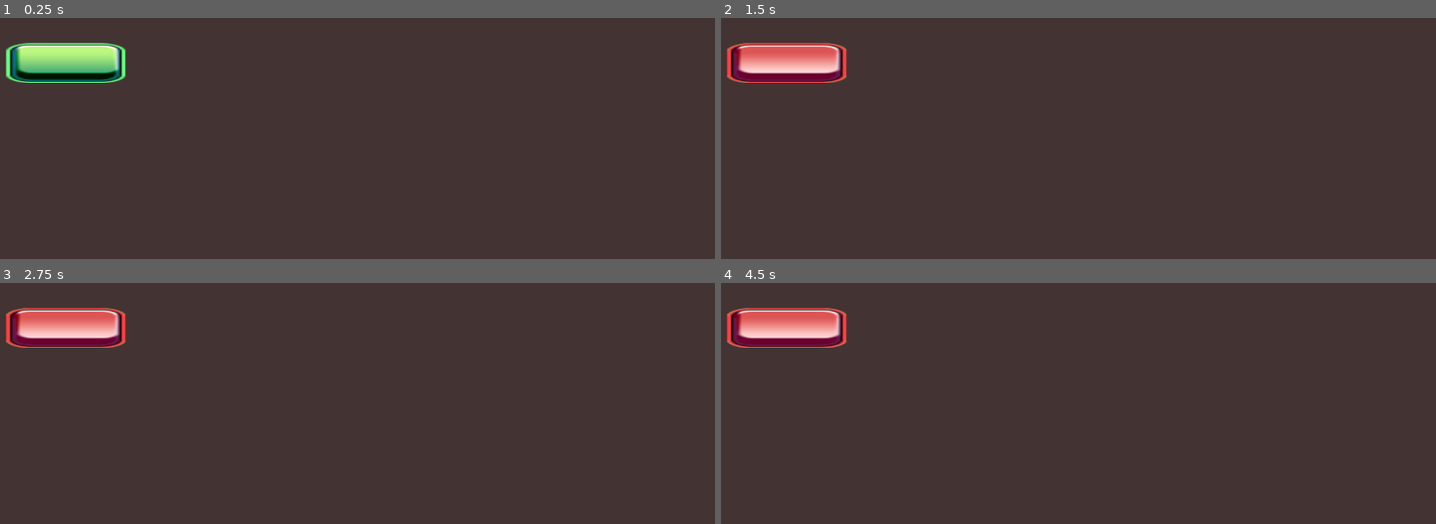
Above: before the commit, frames 1-4 (two rows, left to right).
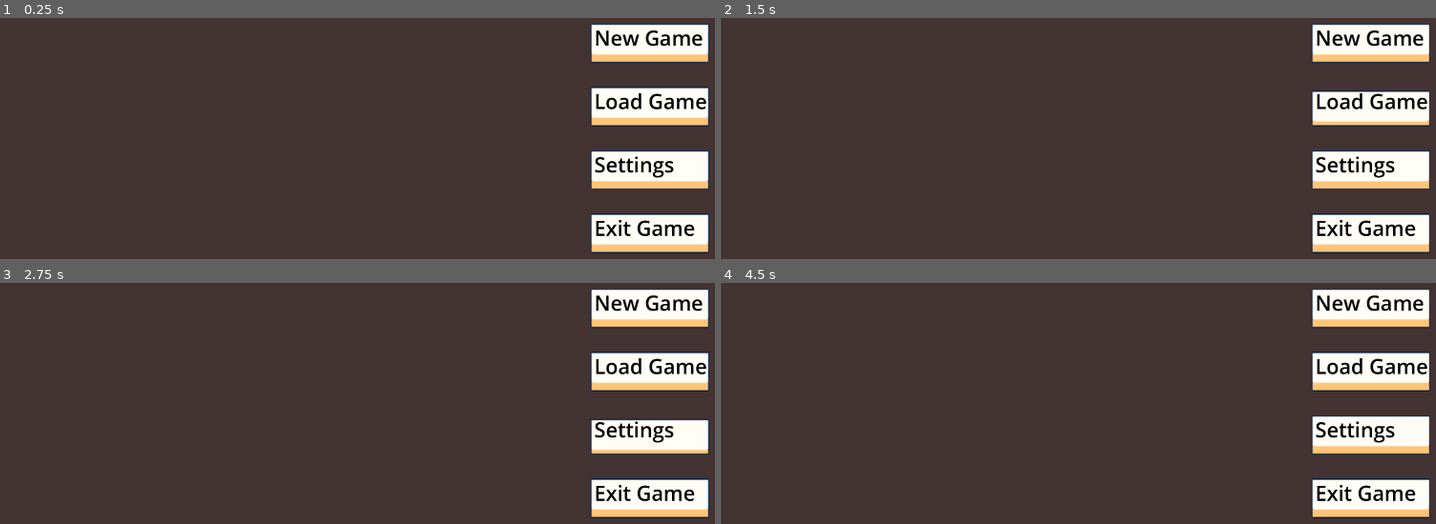
Above: after the commit, the same moments.

Repository: kyomawolf/bannerschlacht-godot
Game: Godot game, scene res://scenes/main_menu.tscn
Two runs of this game, one before a commit and one after it. Both use one fixed random seed, a clock stepped at 60 frames per second and the inputs below. Before the commit the project has no main scene; this scene is started directly in both runs.
Inputs (mouse positions are in pixels of both pictures, inside the frame that each line leads up to):
- Up to frame 1 (0.25 s): no input
- Up to frame 2 (1.5 s): click (785, 63) at 0.52 s; click (1371, 107) at 1.25 s, where only the run after the commit has a clickable "Load Game"
- Up to frame 3 (2.75 s): click (650, 434) at 2 s, where only the run after the commit has a clickable "Settings"
- Up to frame 4 (4.5 s): click (1371, 309) at 2.75 s, where only the run after the commit has a clickable "New Game"; click (1371, 309) at 3.5 s, where only the run after the commit has a clickable "New Game"; click (785, 328) at 4.27 s

The runs differ from the first frame. In frame 1, 13% of the frame differs, in the area x 0-100%, y 2-98%; in frame 2, 13%; in frame 3, 13%; in frame 4, 13%.

Commit message:
added scene controller and scene switching is functional

Diff:
--- a/project.godot
+++ b/project.godot
@@ -11,6 +11,7 @@
 [application]
 
 config/name="Bannerschlacht-godot"
+run/main_scene="res://scenes/scene_handler.tscn"
 config/features=PackedStringArray("4.0", "Forward Plus")
 config/icon="res://icon.svg"
 
--- a/scenes/main_menu.tscn
+++ b/scenes/main_menu.tscn
@@ -1,45 +1,146 @@
-[gd_scene load_steps=6 format=3 uid="uid://djq0mow0sand8"]
+[gd_scene load_steps=7 format=3 uid="uid://cpqjoaa7b4hg4"]
 
 [ext_resource type="Texture2D" uid="uid://bicdmlclpf57c" path="res://ressources/ui/main_menu_background.png" id="1_mseom"]
-[ext_resource type="Texture2D" uid="uid://cd6xvooju5qun" path="res://ressources/ui/Custom Button Normal 2.png" id="2_rcfmm"]
-[ext_resource type="Texture2D" uid="uid://c83oskyt35t7x" path="res://ressources/ui/Custom Button Active 2.png" id="3_7rdtt"]
-[ext_resource type="Texture2D" uid="uid://cs3k6dh47ac82" path="res://ressources/ui/Custom Button Hover 2.png" id="4_esnay"]
-[ext_resource type="Texture2D" uid="uid://8y0ebj3sbls8" path="res://ressources/ui/Custom Button Disable 2.png" id="5_urd58"]
+[ext_resource type="Script" path="res://scripts/main_menu.gd" id="1_u733s"]
+[ext_resource type="Texture2D" uid="uid://ckeye0kx0doeb" path="res://ressources/ui/UI-flatpak/UI_Flat_Button_Large_Lock_01a1.png" id="2_og0o8"]
+[ext_resource type="Texture2D" uid="uid://cjcc2b0dvoi10" path="res://ressources/ui/UI-flatpak/UI_Flat_Button_Large_Lock_01a4.png" id="3_dcae4"]
+[ext_resource type="Texture2D" uid="uid://cyd3ihb3ssltt" path="res://ressources/ui/UI-flatpak/UI_Flat_Button_Large_Lock_01a2.png" id="4_56htu"]
 
-[node name="Node2D" type="Node2D"]
+[sub_resource type="Theme" id="Theme_n16ua"]
+
+[node name="MainMenu" type="Control"]
+layout_mode = 3
+anchors_preset = 0
+script = ExtResource("1_u733s")
 
 [node name="TextureRect" type="TextureRect" parent="."]
-offset_right = 40.0
-offset_bottom = 40.0
+layout_mode = 2
+offset_right = 1920.0
+offset_bottom = 1080.0
 texture = ExtResource("1_mseom")
 
 [node name="MarginContainer" type="MarginContainer" parent="TextureRect"]
+layout_direction = 3
 layout_mode = 1
-anchors_preset = -1
+anchors_preset = 15
 anchor_right = 1.0
 anchor_bottom = 1.0
-offset_left = 100.0
-offset_top = 100.0
-offset_right = -100.0
-offset_bottom = -100.0
+offset_right = -1620.0
+offset_bottom = -500.0
 grow_horizontal = 2
 grow_vertical = 2
+theme_override_constants/margin_left = -50
+theme_override_constants/margin_top = 50
+theme_override_constants/margin_right = 50
+theme_override_constants/margin_bottom = -50
 
 [node name="VBoxContainer" type="VBoxContainer" parent="TextureRect/MarginContainer"]
 layout_direction = 3
 layout_mode = 2
-size_flags_horizontal = 0
+size_flags_horizontal = 8
 size_flags_vertical = 0
+theme = SubResource("Theme_n16ua")
+theme_type_variation = &"main_menu"
+theme_override_constants/separation = 60
 alignment = 1
 
-[node name="TextureButton" type="TextureButton" parent="TextureRect/MarginContainer/VBoxContainer"]
+[node name="NewGame" type="TextureButton" parent="TextureRect/MarginContainer/VBoxContainer"]
 custom_minimum_size = Vector2(300, 100)
 layout_mode = 2
 size_flags_horizontal = 4
 size_flags_vertical = 3
-texture_normal = ExtResource("2_rcfmm")
-texture_pressed = ExtResource("3_7rdtt")
-texture_hover = ExtResource("4_esnay")
-texture_disabled = ExtResource("5_urd58")
-texture_focused = ExtResource("3_7rdtt")
+texture_normal = ExtResource("2_og0o8")
+texture_pressed = ExtResource("3_dcae4")
+texture_hover = ExtResource("4_56htu")
 stretch_mode = 0
+
+[node name="RichTextLabel" type="RichTextLabel" parent="TextureRect/MarginContainer/VBoxContainer/NewGame"]
+clip_contents = false
+custom_minimum_size = Vector2(300, 100)
+layout_direction = 2
+layout_mode = 1
+anchors_preset = 15
+anchor_right = 1.0
+anchor_bottom = 1.0
+offset_left = 10.0
+offset_right = 10.0
+grow_horizontal = 2
+grow_vertical = 2
+mouse_filter = 2
+mouse_force_pass_scroll_events = false
+theme_override_colors/default_color = Color(0, 0, 0, 1)
+theme_override_font_sizes/normal_font_size = 52
+text = "New Game"
+scroll_active = false
+
+[node name="LoadGame" type="TextureButton" parent="TextureRect/MarginContainer/VBoxContainer"]
+custom_minimum_size = Vector2(300, 100)
+layout_mode = 2
+size_flags_horizontal = 4
+size_flags_vertical = 3
+texture_normal = ExtResource("2_og0o8")
+texture_pressed = ExtResource("3_dcae4")
+texture_hover = ExtResource("4_56htu")
+stretch_mode = 0
+
+[node name="RichTextLabel" type="RichTextLabel" parent="TextureRect/MarginContainer/VBoxContainer/LoadGame"]
+layout_mode = 1
+anchors_preset = 10
+anchor_right = 1.0
+offset_left = -10.0
+offset_right = -10.0
+offset_bottom = 100.0
+grow_horizontal = 2
+mouse_filter = 2
+theme_override_colors/default_color = Color(0, 0, 0, 1)
+theme_override_font_sizes/normal_font_size = 52
+text = "Load Game"
+scroll_active = false
+
+[node name="Settings" type="TextureButton" parent="TextureRect/MarginContainer/VBoxContainer"]
+custom_minimum_size = Vector2(300, 100)
+layout_mode = 2
+size_flags_horizontal = 4
+size_flags_vertical = 3
+texture_normal = ExtResource("2_og0o8")
+texture_pressed = ExtResource("3_dcae4")
+texture_hover = ExtResource("4_56htu")
+stretch_mode = 0
+
+[node name="RichTextLabel" type="RichTextLabel" parent="TextureRect/MarginContainer/VBoxContainer/Settings"]
+layout_mode = 1
+anchors_preset = 10
+anchor_right = 1.0
+offset_left = -10.0
+offset_right = -10.0
+offset_bottom = 100.0
+grow_horizontal = 2
+mouse_filter = 2
+theme_override_colors/default_color = Color(0, 0, 0, 1)
+theme_override_font_sizes/normal_font_size = 52
+text = "Settings"
+scroll_active = false
+
+[node name="ExitGame" type="TextureButton" parent="TextureRect/MarginContainer/VBoxContainer"]
+custom_minimum_size = Vector2(300, 100)
+layout_mode = 2
+size_flags_horizontal = 4
+size_flags_vertical = 3
+texture_normal = ExtResource("2_og0o8")
+texture_pressed = ExtResource("3_dcae4")
+texture_hover = ExtResource("4_56htu")
+stretch_mode = 0
+
+[node name="RichTextLabel" type="RichTextLabel" parent="TextureRect/MarginContainer/VBoxContainer/ExitGame"]
+layout_mode = 1
+anchors_preset = 10
+anchor_right = 1.0
+offset_left = -10.0
+offset_right = -10.0
+offset_bottom = 100.0
+grow_horizontal = 2
+mouse_filter = 2
+theme_override_colors/default_color = Color(0, 0, 0, 1)
+theme_override_font_sizes/normal_font_size = 52
+text = "Exit Game"
+scroll_active = false
--- a/scenes/sample_scene.tscn
+++ b/scenes/sample_scene.tscn
@@ -1,8 +1,12 @@
-[gd_scene load_steps=2 format=3 uid="uid://h8ehe68cvy83"]
+[gd_scene load_steps=3 format=3 uid="uid://h8ehe68cvy83"]
 
+[ext_resource type="Script" path="res://scripts/SampleScene.gd" id="1_dj50q"]
 [ext_resource type="TileSet" uid="uid://3m88ovwx4tu7" path="res://ressources/tileassets/whole_tileset.tres" id="1_p5m3a"]
 
-[node name="Node2D" type="Node2D"]
+[node name="sampleGame" type="Control"]
+layout_mode = 3
+anchors_preset = 0
+script = ExtResource("1_dj50q")
 metadata/_edit_horizontal_guides_ = []
 
 [node name="terrain" type="TileMap" parent="."]
--- /dev/null
+++ b/scenes/scene_handler.tscn
@@ -0,0 +1,9 @@
+[gd_scene load_steps=3 format=3 uid="uid://c76rur2g5dy4r"]
+
+[ext_resource type="Script" path="res://scripts/SceneHandler.gd" id="1_i12mq"]
+[ext_resource type="PackedScene" uid="uid://cpqjoaa7b4hg4" path="res://scenes/main_menu.tscn" id="2_wtigk"]
+
+[node name="SceneHandler" type="Node"]
+script = ExtResource("1_i12mq")
+
+[node name="MainMenu" parent="." instance=ExtResource("2_wtigk")]
--- /dev/null
+++ b/scripts/SampleScene.gd
@@ -0,0 +1,18 @@
+extends Control
+
+
+# Called when the node enters the scene tree for the first time.
+func _ready():
+	pass # Replace with function body.
+
+
+# Called every frame. 'delta' is the elapsed time since the previous frame.
+func _process(delta):
+	pass
+
+func _unhandled_key_input(event):
+	if event.as_text() == "Escape":
+		var scene_handler = get_parent()
+		scene_handler.print_tree()
+		scene_handler.get_node("sampleGame").queue_free()
+		scene_handler.get_node("MainMenu").set_process(true)
--- /dev/null
+++ b/scripts/SceneHandler.gd
@@ -0,0 +1,22 @@
+extends Node
+
+
+# Called when the node enters the scene tree for the first time.
+func _ready():
+	var new_game_button = get_node("MainMenu/TextureRect/MarginContainer/VBoxContainer/NewGame")
+	var exit_game_button = get_node("MainMenu/TextureRect/MarginContainer/VBoxContainer/ExitGame")
+	new_game_button.pressed.connect(self.on_new_game_pressed)
+	exit_game_button.pressed.connect(self.on_quit_pressed)
+
+# Called every frame. 'delta' is the elapsed time since the previous frame.
+func _process(delta):
+	pass
+
+func on_new_game_pressed():
+#	get_node("MainMenu").queue_free()
+	get_node("MainMenu").set_process(false)
+	var game_scene = load("res://scenes/sample_scene.tscn").instantiate()
+	add_child(game_scene)
+
+func on_quit_pressed():
+	get_tree().quit()
--- /dev/null
+++ b/scripts/main_menu.gd
@@ -0,0 +1,11 @@
+extends Control
+
+
+# Called when the node enters the scene tree for the first time.
+func _ready():
+	pass # Replace with function body.
+
+
+# Called every frame. 'delta' is the elapsed time since the previous frame.
+func _process(delta):
+	pass
Binary file removed: ressources/ui/Custom Button Active 2.png
Not shown, removed: ressources/ui/Custom Button Active 2.png.import
Binary file removed: ressources/ui/Custom Button Disable 2.png
Not shown, removed: ressources/ui/Custom Button Disable 2.png.import
Binary file removed: ressources/ui/Custom Button Hover 2.png
Not shown, removed: ressources/ui/Custom Button Hover 2.png.import
Binary file removed: ressources/ui/Custom Button Normal 2.png
Not shown, removed: ressources/ui/Custom Button Normal 2.png.import
Binary file added: ressources/ui/UI-flatpak/UI_Flat_Banner_01_Downward.png
Not shown, added: ressources/ui/UI-flatpak/UI_Flat_Banner_01_Downward.png.import
Binary file added: ressources/ui/UI-flatpak/UI_Flat_Banner_01_Upward.png
Not shown, added: ressources/ui/UI-flatpak/UI_Flat_Banner_01_Upward.png.import
(and 258 more such lines)
